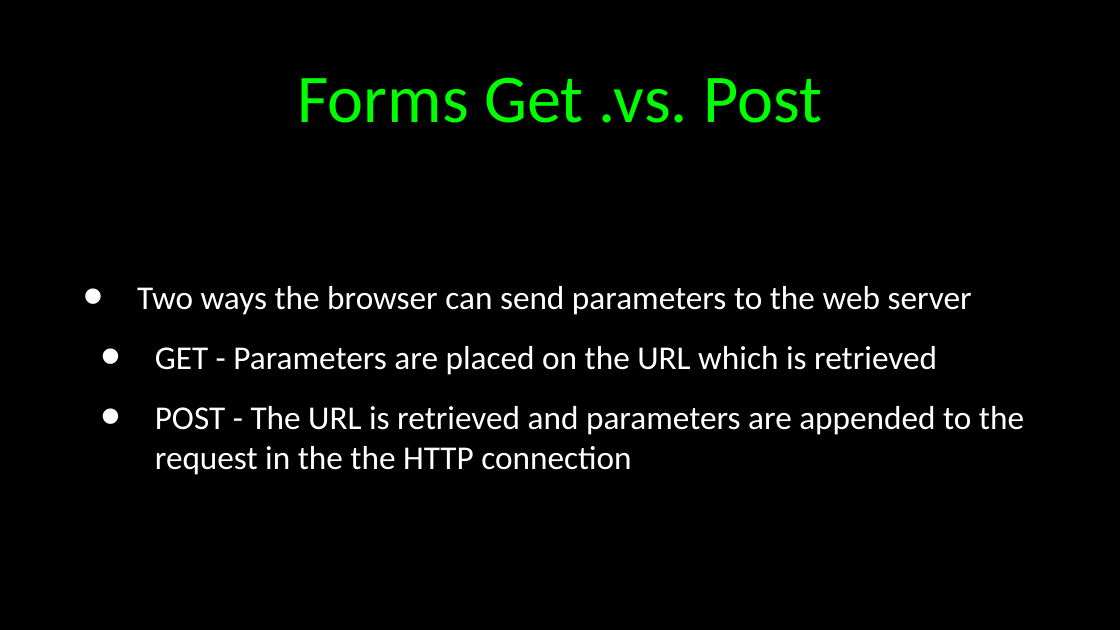
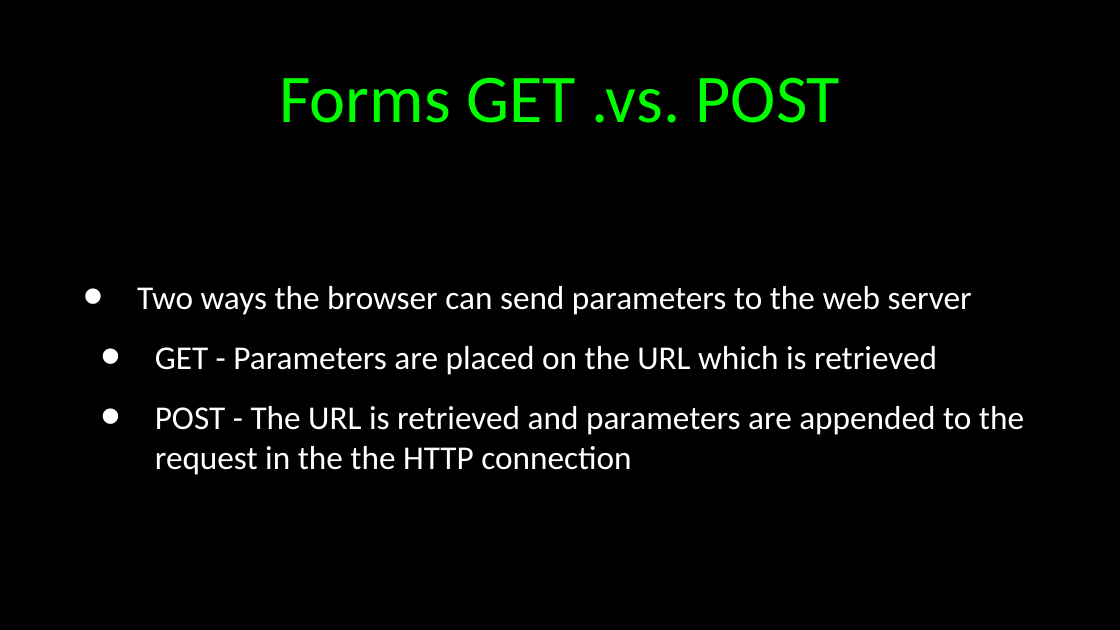
Before and after one commit to csev/wa4e, a slide deck: slide 7 of lectures/PHP-07-Forms.ppt. Drawn at 1120x630 pixels with LibreOffice and Linux fonts; fonts in the diff are those of the drawing. Boxes give left, top, right and bottom in pixels: in the first picture for what was removed or moved away, otherwise in the second. Text is boxed around its words. In the diff, an @@ line names an element or a change of style, - is before the commit and + after.

```diff
--- a/lectures/PHP-07-Forms.ppt
+++ b/lectures/PHP-07-Forms.ppt
@@ title at (279, 77, 840, 123): text changed @@
-Forms Get .vs. Post
+Forms GET .vs. POST
```
Also in this commit, not shown: 7 other slides changed, 1 slide added, 1 slide removed, 1 other file.
